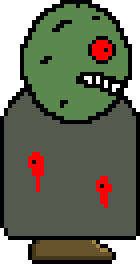
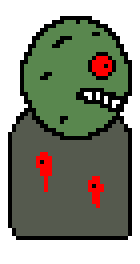
Layer changes from the first 140 × 264 image to the second:
removed layer "Layer #1" over [28, 4, 112, 208]
painted on "Layer" over [20, 0, 132, 140]
renamed "Background" to "zombie.png", painted on it over [0, 76, 140, 240]
removed layer "Layer #2" over [28, 240, 116, 264]
